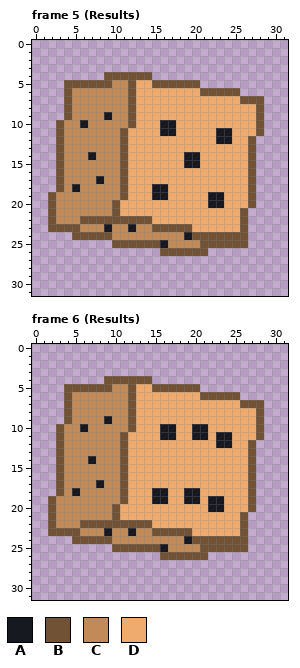
Two versions of one pixel-art file, assets/source/aseprite/dice/exploding_d6.aseprite. Above: the version before the commit.
32x32 pixels, 6 frames. Colours within 5 levels of each other are drawn and written as one. Shown: frame 5 (Results), frame 6 (Results). The commit also changed other frames, which this record leaves out.
Palette (. is transparent): A #171921  B #725234  C #c18a58  D #eeab6d
Pixels before, frame 5 (Results), first column x 2:
 4 .......BBBBBB..............
 5 ..BBBBBBCCBDDBBBBBB........
 6 ..BCCCCCCCBDDDDDDDDBBBBB...
 7 ..BCCCCCCCBDDDDDDDDDDDDDBBB
 8 ..BCCCCCCCBDDDDDDDDDDDDDDDB
 9 ..BCCCCACCBDDDDDDDDDDDDDDDB
10 .BCCACCCCCBDDDAADDDDDDDDDDB
11 .BCCCCCCCBDDDDAADDDDDAADDDB
12 .BCCCCCCCBDDDDDDDDDDDAADDB.
13 .BCCCCCCCBDDDDDDDDDDDDDDDB.
14 .BCCCACCCBDDDDDDDAADDDDDDB.
15 .BCCCCCCCBDDDDDDDAADDDDDDB.
16 .BCCCCCCCBDDDDDDDDDDDDDDDB.
17 .BCCCCACCBDDDDDDDDDDDDDDDB.
18 .BCACCCCCBDDDAADDDDDDDDDDB.
19 BCCCCCCCCBDDDAADDDDDAADDDB.
20 BCCCCCCCBDDDDDDDDDDDAADDDB.
21 BCCCCCCCBDDDDDDDDDDDDDDDB..
22 BCCCBBBBBBBBBDDDDDDDDDDDB..
23 BBBBCCCACCACCBBBBBDDDDDDB..
24 ...BBBBBCCCCCCCCCABBBBBBB..
25 ........BBBBBBACCCCBBBBBB..
26 ..............BBBBBB.......
Pixels before, frame 6 (Results), first column x 2:
 4 .......BBBBBB..............
 5 ..BBBBBBCCBDDBBBBBB........
 6 ..BCCCCCCCBDDDDDDDDBBBBB...
 7 ..BCCCCCCCBDDDDDDDDDDDDDBBB
 8 ..BCCCCCCCBDDDDDDDDDDDDDDDB
 9 ..BCCCCACCBDDDDDDDDDDDDDDDB
10 .BCCACCCCCBDDDAADDAADDDDDDB
11 .BCCCCCCCBDDDDAADDAADAADDDB
12 .BCCCCCCCBDDDDDDDDDDDAADDB.
13 .BCCCCCCCBDDDDDDDDDDDDDDDB.
14 .BCCCACCCBDDDDDDDDDDDDDDDB.
15 .BCCCCCCCBDDDDDDDDDDDDDDDB.
16 .BCCCCCCCBDDDDDDDDDDDDDDDB.
17 .BCCCCACCBDDDDDDDDDDDDDDDB.
18 .BCACCCCCBDDDAADDAADDDDDDB.
19 BCCCCCCCCBDDDAADDAADAADDDB.
20 BCCCCCCCBDDDDDDDDDDDAADDDB.
21 BCCCCCCCBDDDDDDDDDDDDDDDB..
22 BCCCBBBBBBBBBDDDDDDDDDDDB..
23 BBBBCCCACCACCBBBBBDDDDDDB..
24 ...BBBBBCCCCCCCCCABBBBBBB..
25 ........BBBBBBACCCCBBBBBB..
26 ..............BBBBBB.......
New version:
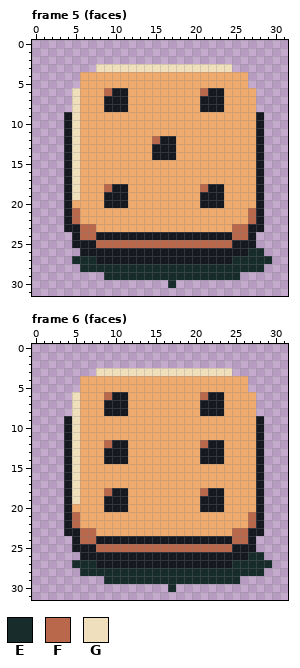
Colours new in this view: E #172c2b  F #b9684c  G #f0dfbd
The exact change:
Changed rows in their new state; - is an unchanged pixel.
Frame 5 (faces):
first column x 2:
 3 ------GGGGGGGGGGGGGGGGG-----
 4 ----DDDDDDDDDDDDDDDDDDDDD---
 5 --..DDDDDDD--DDDDDDDDDDDD---
 6 --.GDDDFAAD--------FAADDDD--
 7 --.GDDDAAAD--------AAA--DD.-
 8 --.GDDDAAAD--------AAA----.-
 9 --AGDDDDDDD---------------A-
10 -.AGDDDDDDD---DD----------A-
11 -.AGDDDDDD----DD-----DD---A-
12 -.AGDDDDDD---FAA-----DD--DA-
13 -.AGDDDDDD---AAA---------DA-
14 -.AGDDDDDD---AAA-DD------DA-
15 -.AGDDDDDD-------DD------DA-
16 -.AGDDDDDD---------------DA-
17 -.AGDDDDDD---------------DA-
18 -.AGDDDFAA---DD----FAA---DA-
19 ..AGDDDAAA---DD----A-----DA-
20 ..ADDDDAAA---------A-----DA-
21 ..AFDDDDD---------------DFA-
22 ..AFDDDDDDDDD-----------DFA-
23 ..AAFFDDDDDDDDDDDD-----FFAA-
24 ---AFFAAAAAAAAAAA-AAAAAFFA--
25 ---AAAFFFFFFFFFFFFFFFFFAAA--
26 ----AAAAAAAAAAAAAAAAAAAAAEE-
27 ---EEEAAAAAAAAAAAAAAAAAEEEEE
28 ----EEEEEEEEEEEEEEEEEEEEEEE-
29 -------EEEEEEEEEEEEEEEEE----
30 ---------------E------------
Frame 6 (faces):
first column x 2:
 3 ------GGGGGGGGGGGGGGGGG-----
 4 ----DDDDDDDDDDDDDDDDDDDDD---
 5 --..DDDDDDD--DDDDDDDDDDDD---
 6 --.GDDDFAAD--------FAADDDD--
 7 --.GDDDAAAD--------AAA--DD.-
 8 --.GDDDAAAD--------AAA----.-
 9 --AGDDDDDDD---------------A-
10 -.AGDDDDDDD---DD--DD------A-
11 -.AGDDDDDD----DD--DD-DD---A-
12 -.AGDDDFAA---------FA-D--DA-
13 -.AGDDDAAA---------AAA---DA-
14 -.AGDDDAAA---------AAA---DA-
15 -.AGDDDDDD---------------DA-
16 -.AGDDDDDD---------------DA-
17 -.AGDDDDDD---------------DA-
18 -.AGDDDFAA---DD--DDFAA---DA-
19 ..AGDDDAAA---DD--DDA-----DA-
20 ..ADDDDAAA---------A-----DA-
21 ..AFDDDDD---------------DFA-
22 ..AFDDDDDDDDD-----------DFA-
23 ..AAFFDDDDDDDDDDDD-----FFAA-
24 ---AFFAAAAAAAAAAA-AAAAAFFA--
25 ---AAAFFFFFFFFFFFFFFFFFAAA--
26 ----AAAAAAAAAAAAAAAAAAAAAEE-
27 ---EEEAAAAAAAAAAAAAAAAAEEEEE
28 ----EEEEEEEEEEEEEEEEEEEEEEE-
29 -------EEEEEEEEEEEEEEEEE----
30 ---------------E------------
